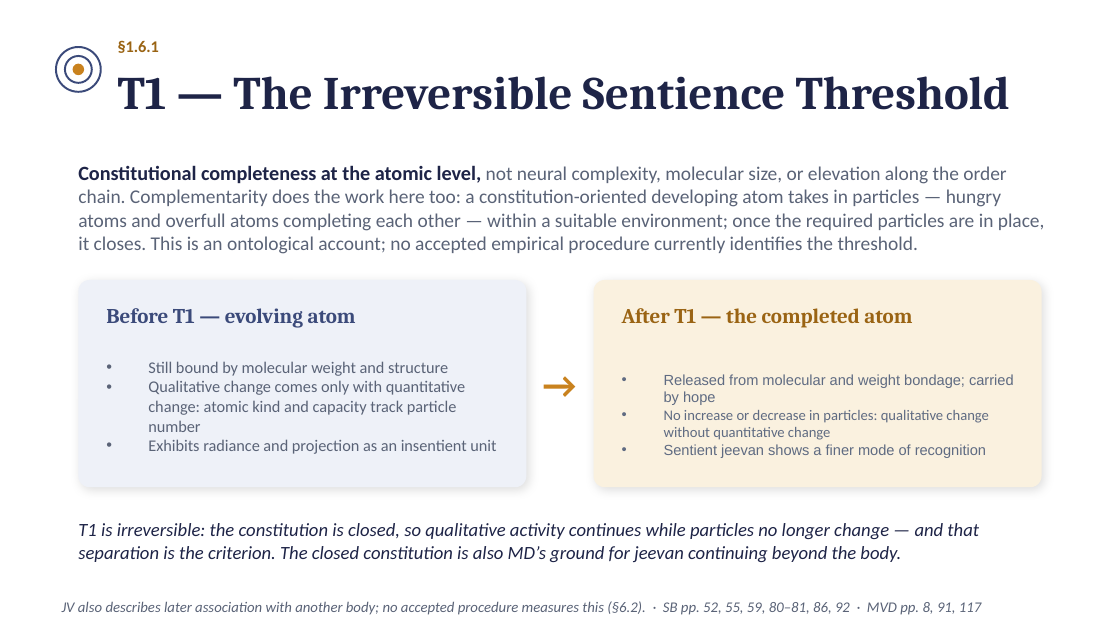
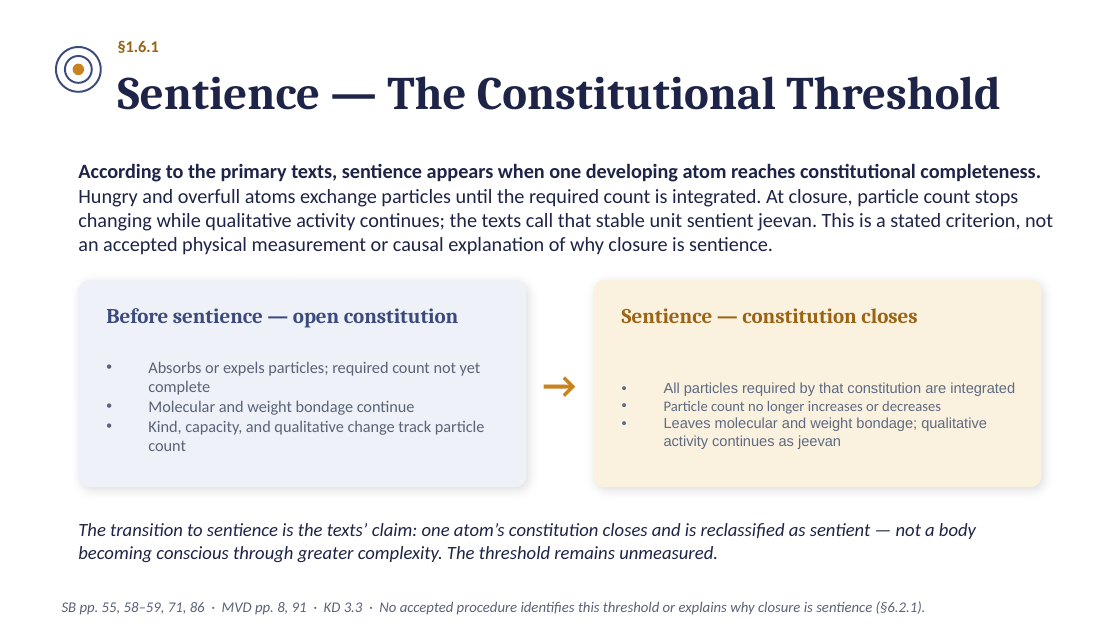
Before and after one commit to raghavamohan/AnalyticMadhyasthDarshan, a slide deck: slide 16 of Studies/The-Ontology-of-Coexistence/The-Ontology-of-Existence-Madhyasth-Darshan.pptx. Drawn at 1120x630 pixels with LibreOffice and Linux fonts; fonts in the diff are those of the drawing. Boxes give left, top, right and bottom in pixels: in the first picture for what was removed or moved away, otherwise in the second. Text is boxed around its words. In the diff, an @@ line names an element or a change of style, - is before the commit and + after.

```diff
--- a/Studies/The-Ontology-of-Coexistence/The-Ontology-of-Existence-Madhyasth-Darshan.pptx
+++ b/Studies/The-Ontology-of-Coexistence/The-Ontology-of-Existence-Madhyasth-Darshan.pptx
@@ text at (x1=118, y1=76, x2=1000, y2=110): text changed @@
-T1 — The Irreversible Sentience Threshold
+Sentience — The Constitutional Threshold
@@ text at (x1=78, y1=163, x2=1053, y2=255): text changed; size 12.5 to 13 pt; text colour #5A6377 to #1E2447 @@
-Constitutional completeness at the atomic level, not neural complexity, molecular size, or elevation along the order chain. Complementarity does the work here too: a constitution-oriented developing atom takes in particles — hungry atoms and overfull atoms completing each other — within a suitable environment; once the required particles are in place, it closes. This is an ontological account; no accepted empirical procedure currently identifies the threshold.
+According to the primary texts, sentience appears when one developing atom reaches constitutional completeness. Hungry and overfull atoms exchange particles until the required count is integrated. At closure, particle count stops changing while qualitative activity continues; the texts call that stable unit sentient jeevan. This is a stated criterion, not an accepted physical measurement or causal explanation of why closure is sentience.
@@ text at (x1=106, y1=308, x2=458, y2=328): text changed @@
-Before T1 — evolving atom
+Before sentience — open constitution
@@ text at (x1=622, y1=308, x2=917, y2=323): text changed @@
-After T1 — the completed atom
+Sentience — constitution closes
@@ text at (x1=148, y1=361, x2=485, y2=451): text changed @@
-• Still bound by molecular weight and structure
-• Qualitative change comes only with quantitative change: atomic kind and capacity track particle number
-• Exhibits radiance and projection as an insentient unit
+• Absorbs or expels particles; required count not yet complete
+• Molecular and weight bondage continue
+• Kind, capacity, and qualitative change track particle count
@@ text at (x1=664, y1=382, x2=1015, y2=449): text changed @@
-• Released from molecular and weight bondage; carried by hope
-• No increase or decrease in particles: qualitative change without quantitative change
-• Sentient jeevan shows a finer mode of recognition
+• All particles required by that constitution are integrated
+• Particle count no longer increases or decreases
+• Leaves molecular and weight bondage; qualitative activity continues as jeevan
@@ text at (x1=78, y1=523, x2=976, y2=562): text changed @@
-T1 is irreversible: the constitution is closed, so qualitative activity continues while particles no longer change — and that separation is the criterion. The closed constitution is also MD’s ground for jeevan continuing beyond the body.
+The transition to sentience is the texts’ claim: one atom’s constitution closes and is reclassified as sentient — not a body becoming conscious through greater complexity. The threshold remains unmeasured.
@@ text at (x1=62, y1=601, x2=926, y2=615): text changed @@
-JV also describes later association with another body; no accepted procedure measures this (§6.2). · SB pp. 52, 55, 59, 80–81, 86, 92 · MVD pp. 8, 91, 117
+SB pp. 55, 58–59, 71, 86 · MVD pp. 8, 91 · KD 3.3 · No accepted procedure identifies this threshold or explains why closure is sentience (§6.2.1).
```
Also in this commit, not shown: 4 other slides changed, 3 other files.
